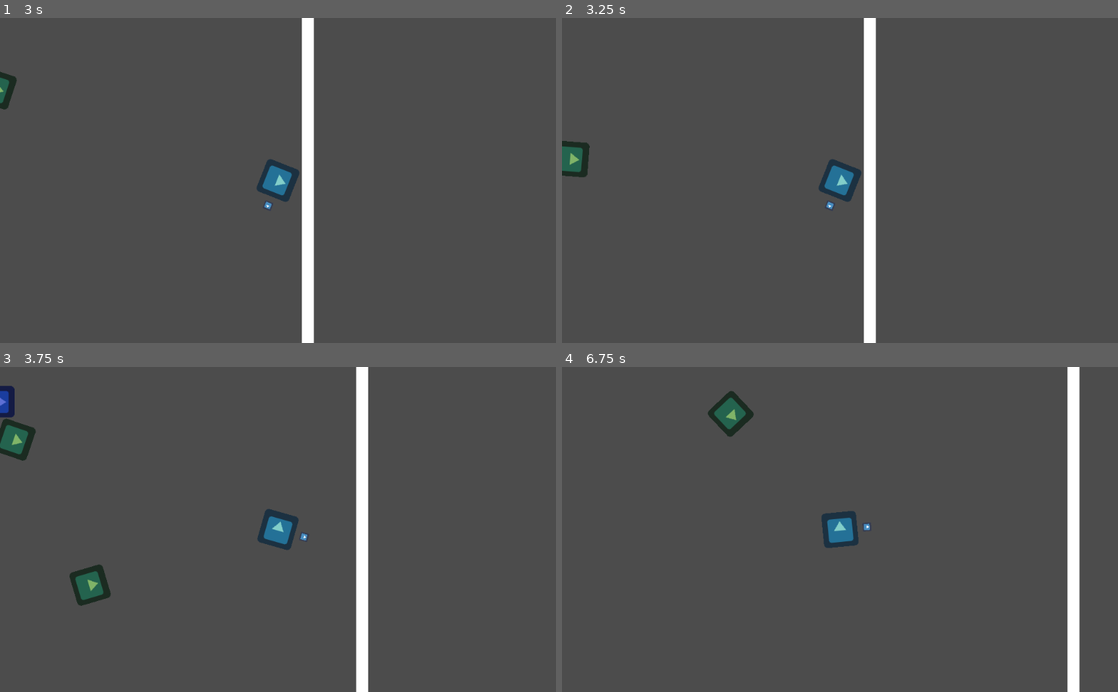
Above: before the commit, frames 1-4 (two rows, left to right).
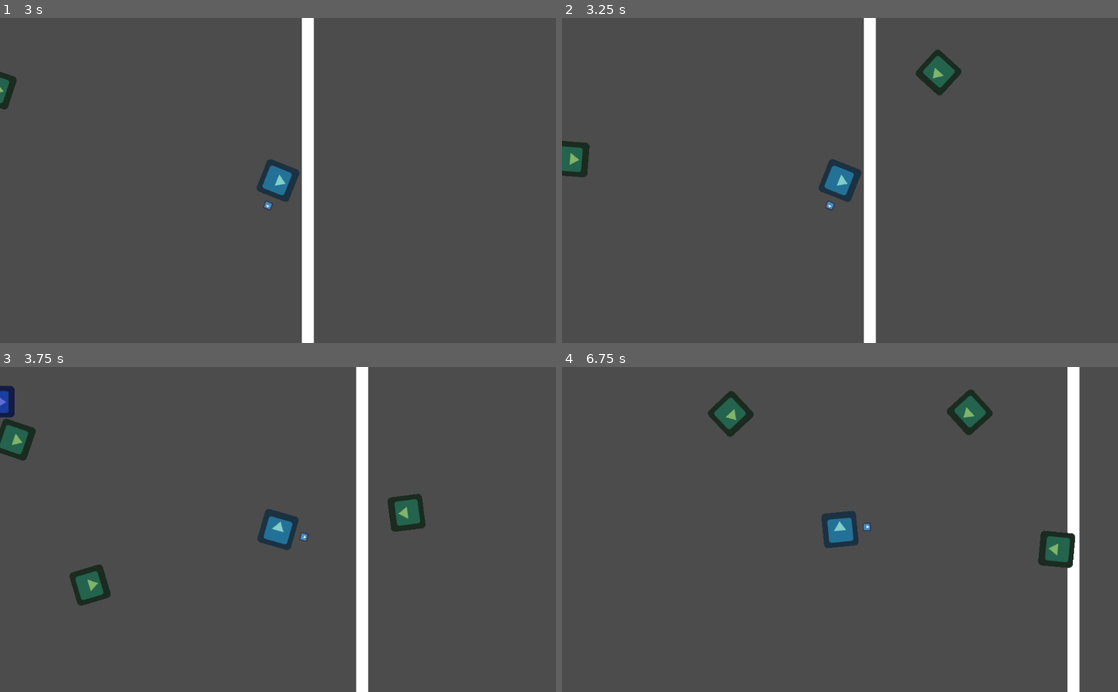
Above: after the commit, the same moments.

Repository: moisesjbc/spain-game-dev-jam-3
Game: Godot game, scene res://gameplay/main/main.tscn
Two runs of this game, one before a commit and one after it. Both use one fixed random seed, a clock stepped at 60 frames per second and the inputs below. The engine's default icon, where the game draws it, is replaced by a stand-in: a white triangle on a blue panel in a dark square.
Inputs (mouse positions are in pixels of both pictures, inside the frame that each line leads up to):
- Up to frame 1 (3 s): move the mouse to (400, 164) at 0.52 s; hold Right (ui_right) 0.53-1.28 s; move the mouse to (166, 196) at 1.27 s; hold Down (ui_down) 1.28-2.03 s; move the mouse to (333, 109) at 2.02 s; hold Right (ui_right) 2.03-2.78 s; tap Enter at 2.75 s; move the mouse to (250, 245) at 2.77 s; hold Up (ui_up) from 2.78 s (still down)
- Up to frame 2 (3.25 s): keep holding Up (ui_up)
- Up to frame 3 (3.75 s): move the mouse to (444, 578) at 3.52 s; release Up (ui_up) at 3.53 s; hold Left (ui_left) from 3.53 s (still down)
- Up to frame 4 (6.75 s): move the mouse to (673, 480) at 4.27 s; move the mouse to (867, 529) at 5.02 s; release Left (ui_left) at 5.03 s; hold Down (ui_down) 5.03-5.78 s; move the mouse to (756, 448) at 5.77 s; hold Right (ui_right) 5.78-6.53 s; move the mouse to (962, 513) at 6.52 s; hold Up (ui_up) from 6.53 s (still down)

Frame 1 is identical in both runs. In frame 2, 0.7% of the frame differs, in the area x 63-72%, y 9-24%; in frame 3, 0.7%; in frame 4, 1.3%, in the area x 69-93%, y 7-62%.

Commit message:
Añade respawn de fantasmas

Diff:
--- a/godot-project/gameplay/buildings/turret/turret.gd
+++ b/godot-project/gameplay/buildings/turret/turret.gd
@@ -19,6 +19,8 @@
 		targets_in_area.remove(target_index)
 		if target_index == 0:
 			$shoot_charging_timer.stop()
+			if len(targets_in_area) > 0:
+				_prepare_shoot()
 
 
 func _physics_process(_delta):
--- /dev/null
+++ b/godot-project/gameplay/environment/phantoms_respawn/phantoms_respawn.gd
@@ -0,0 +1,17 @@
+extends Node2D
+
+var phantom_scene = preload("res://gameplay/phantom/phantom.tscn")
+
+
+func respawn_phantom():
+	var phantom = phantom_scene.instance()
+
+	var random_offset = randf()
+	$path/path_follow.set_unit_offset(random_offset)
+
+	get_tree().get_root().get_node('main').add_child(phantom)
+	phantom.global_position = $path/path_follow.global_position
+
+
+func _on_cooldown_timer_timeout():
+	respawn_phantom()
--- /dev/null
+++ b/godot-project/gameplay/environment/phantoms_respawn/phantoms_respawn.tscn
@@ -0,0 +1,22 @@
+[gd_scene load_steps=3 format=2]
+
+[ext_resource path="res://gameplay/environment/phantoms_respawn/phantoms_respawn.gd" type="Script" id=1]
+
+[sub_resource type="Curve2D" id=1]
+_data = {
+"points": PoolVector2Array( 0, 0, 0, 0, 82.8408, 534.879, 0, 0, 0, 0, 80.0122, 56.8749, 0, 0, 0, 0, 948.339, 56.8749, 0, 0, 0, 0, 951.168, 543.364, 0, 0, 0, 0, 94.1543, 546.193 )
+}
+
+[node name="phantoms_respawn" type="Node2D"]
+script = ExtResource( 1 )
+
+[node name="path" type="Path2D" parent="."]
+curve = SubResource( 1 )
+
+[node name="path_follow" type="PathFollow2D" parent="path"]
+position = Vector2( 82.8408, 534.879 )
+rotation = -1.57672
+
+[node name="cooldown_timer" type="Timer" parent="."]
+autostart = true
+[connection signal="timeout" from="cooldown_timer" to="." method="_on_cooldown_timer_timeout"]
--- a/godot-project/gameplay/main/main.tscn
+++ b/godot-project/gameplay/main/main.tscn
@@ -7,13 +7,14 @@
 [ext_resource path="res://gameplay/buildings/generator/generator.tscn" type="PackedScene" id=5]
 [ext_resource path="res://gameplay/connections/connections.tscn" type="PackedScene" id=6]
 [ext_resource path="res://gameplay/environment/walls/walls.tscn" type="PackedScene" id=7]
+[ext_resource path="res://gameplay/environment/phantoms_respawn/phantoms_respawn.tscn" type="PackedScene" id=8]
 
 [node name="main" type="Node2D"]
 
 [node name="player" parent="." instance=ExtResource( 2 )]
 position = Vector2( 871.969, 437.781 )
 
-[node name="gun" parent="." instance=ExtResource( 4 )]
+[node name="turret" parent="." instance=ExtResource( 4 )]
 position = Vector2( 790, 202 )
 
 [node name="phantom2" parent="." instance=ExtResource( 3 )]
@@ -31,3 +32,7 @@
 visible = false
 
 [node name="walls" parent="." instance=ExtResource( 7 )]
+
+[node name="phantoms_respawn" parent="." instance=ExtResource( 8 )]
+position = Vector2( -869.018, -988.883 )
+scale = Vector2( 2.6, 4.6 )
--- a/godot-project/gameplay/player_actions/disconnect_action.gd
+++ b/godot-project/gameplay/player_actions/disconnect_action.gd
@@ -10,12 +10,13 @@
 
 
 func apply():
-	var origin = connection[0]
+	if context.player.get_node_or_null('cable_roll'):
+		var origin = connection[0]
 
-	if context.closest_interactuable == connection[0]:
-		origin = connection[1]
+		if context.closest_interactuable == connection[0]:
+			origin = connection[1]
 
-	context.player.get_node('cable_roll').start_throwing(origin)
-	context.connections.disconnect_connection(connection)
+		context.player.get_node('cable_roll').start_throwing(origin)
+		context.connections.disconnect_connection(connection)
 
-	context.player_actions.clear()
+		context.player_actions.clear()
Not shown: 1 places in godot-project/gameplay/main/main.tscn that only renumber resources
